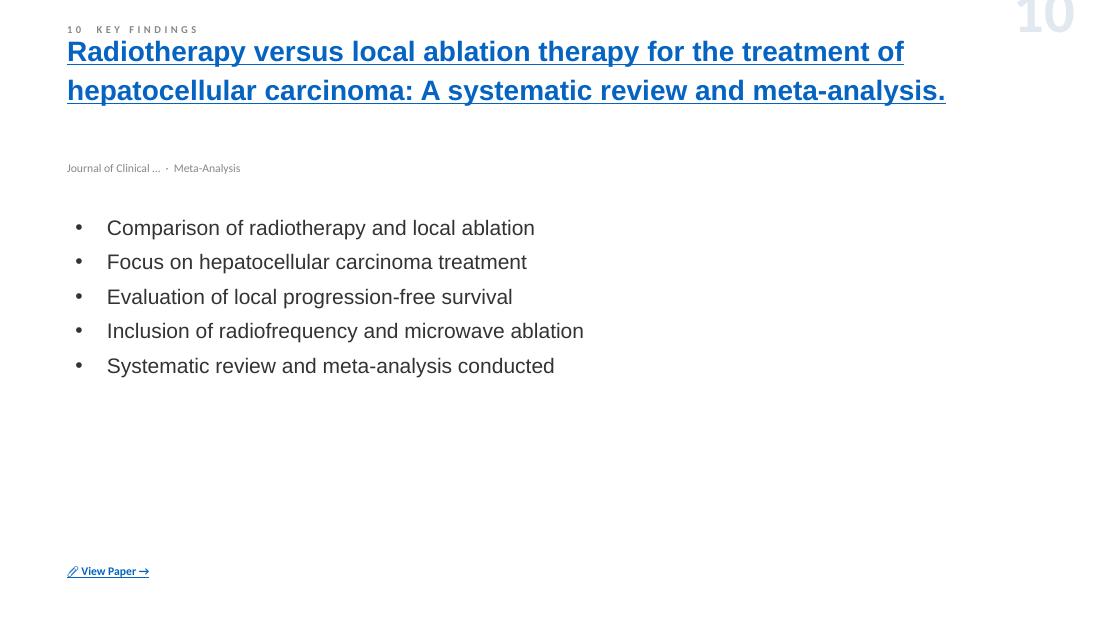
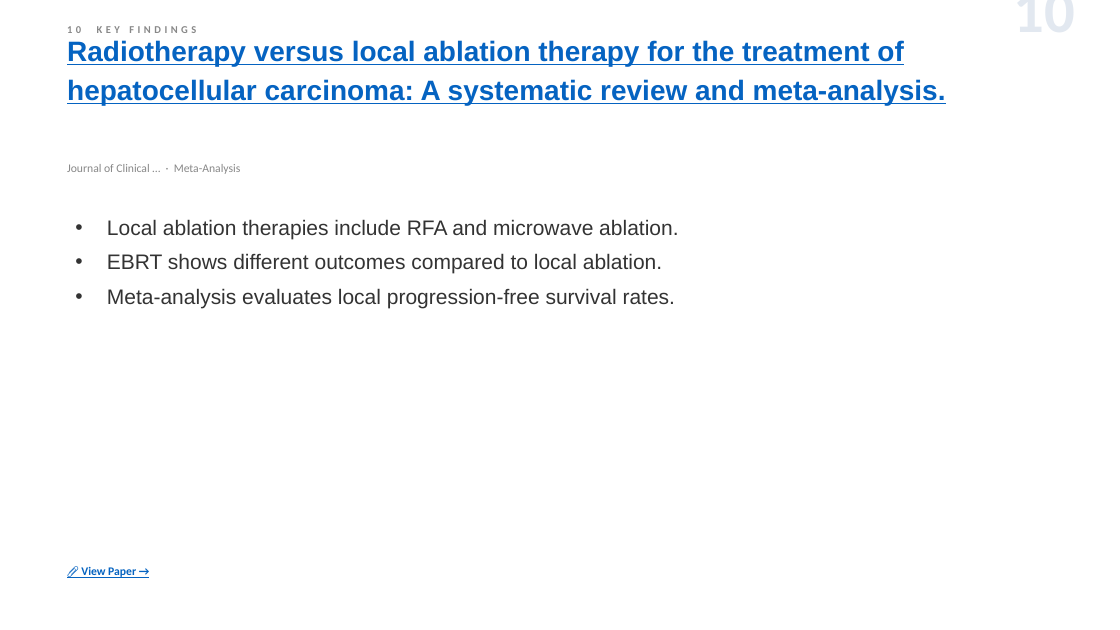
Before and after one commit to jejenhu-maker/hcc-weekly-digest, a slide deck: slide 12 of docs/digest-en.pptx. Drawn at 1120x630 pixels with LibreOffice and Linux fonts; fonts in the diff are those of the drawing. Boxes give left, top, right and bottom in pixels: in the first picture for what was removed or moved away, otherwise in the second. Text is boxed around its words. In the diff, an @@ line names an element or a change of style, - is before the commit and + after.

```diff
--- a/docs/digest-en.pptx
+++ b/docs/digest-en.pptx
@@ text at (x1=107, y1=219, x2=678, y2=308): text changed @@
-• Comparison of radiotherapy and local ablation
-• Focus on hepatocellular carcinoma treatment
-• Evaluation of local progression-free survival
-• Inclusion of radiofrequency and microwave ablation
-• Systematic review and meta-analysis conducted
+• Local ablation therapies include RFA and microwave ablation.
+• EBRT shows different outcomes compared to local ablation.
+• Meta-analysis evaluates local progression-free survival rates.
```
Also in this commit, not shown: 10 other slides changed, 3 other files.
